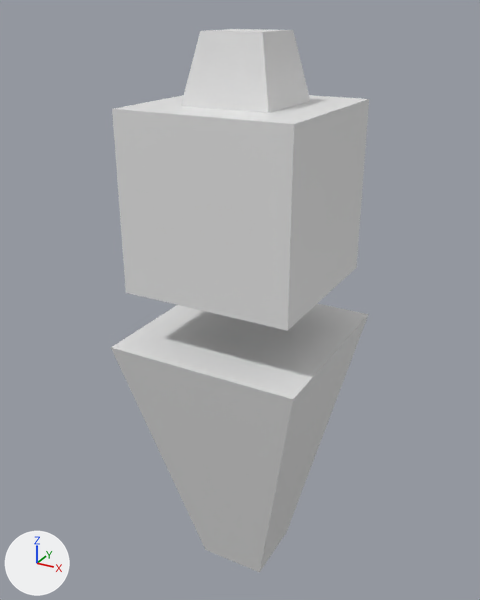
The OBJ model assets/models/entity/judge/judge_wolf.obj, before and after one commit.
Rendered twice from a camera (50 mm lens) standing at (0.662, -1.233, 1.348) and looking at (-0.024, 0.015, 0.724). The lights are fixed; the arrows at lower left show +X, +Y and +Z. Where no turn or scale is listed for an object, it has been applied to the vertices.

Script lines for the objects in view, before the commit:
```python
mat_material = principled_material('Material')
mat_material.base_color = (0.8, 0.8, 0.8)  # white #e7e7e7
me_agent = bpy.data.meshes.new('Agent')
me_agent.from_pydata(...)  # 24 vertices, 20 faces; spans x -0.221..0.223, y -0.222..0.221, z 0.023..1.308
me_agent.materials.append(mat_material)  # white #e7e7e7
ob_agent = bpy.data.objects.new('Agent', me_agent)
ob_agent.location = (0.0, 0.0, 0.0)
```
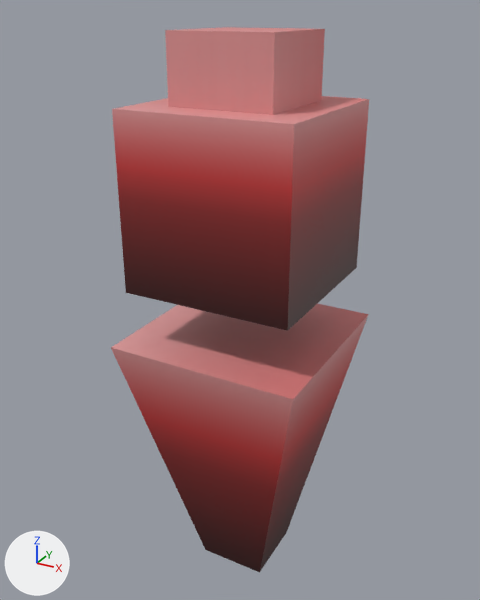
Boxes (x1, y1, x2, y2) around the edits, measured in the pictures (480 x 600 px; the box of a moved part takes in the faces that stretch with it):
'Agent', surface changed, reshaped (grey to brown)
    before: (111, 29, 369, 573)
    after: (111, 27, 369, 573)
part 1 of me_agent, moved or reshaped
    before: (114, 29, 368, 124)
    after: (114, 27, 368, 124)
part 2 of me_agent, surface changed (grey to brown)
    both: (111, 99, 369, 573)

The change, as a list of edits to the scene's bpy script:
```text
Add img_judge_wolf_png:
    img_judge_wolf_png = load_image('judge_wolf.png', '../../../textures/entity/judge/judge_wolf.png', 256, 256, 'sRGB')
Change mat_material:
    remove mat_material.base_color = (0.8, 0.8, 0.8)  # white #e7e7e7
    add mat_material.texture = img_judge_wolf_png
Change me_agent:
    used by ob_agent; location = (0.0, 0.0, 0.0)
    remove me_agent.from_pydata(...)  # 24 vertices, 20 faces; spans x -0.221..0.223, y -0.222..0.221, z 0.023..1.308
    add me_agent.from_pydata(...)  # 24 vertices, 20 faces; spans x -0.221..0.223, y -0.222..0.221, z 0.023..1.31
    me_agent part 1
    me_agent.vertices[9].co: (-0.096, -0.097, 1.17) -> (-0.114, -0.115, 1.17)  # pixel (180, 106) -> pixel (168, 106)
    me_agent.vertices[11].co: (-0.096, 0.097, 1.17) -> (-0.114, 0.114, 1.17)
    me_agent.vertices[13].co: (0.098, -0.097, 1.17) -> (0.115, -0.115, 1.17)  # pixel (268, 113) -> pixel (272, 114)
    me_agent.vertices[15].co: (0.098, 0.097, 1.17) -> (0.115, 0.114, 1.17)  # pixel (310, 101) -> pixel (321, 100)
    me_agent.vertices[20].co: (-0.066, -0.067, 1.308) -> (-0.114, -0.115, 1.31)  # pixel (200, 30) -> pixel (165, 30)
    me_agent.vertices[21].co: (-0.066, 0.066, 1.308) -> (-0.114, 0.114, 1.31)  # pixel (234, 29) -> pixel (225, 27)
    me_agent.vertices[22].co: (0.068, 0.066, 1.308) -> (0.115, 0.114, 1.31)  # pixel (293, 29) -> pixel (324, 28)
    me_agent.vertices[23].co: (0.068, -0.067, 1.308) -> (0.115, -0.115, 1.31)  # pixel (262, 31) -> pixel (274, 32)
    me_agent part 2: 20 kept faces spanning x -0.221..0.223, y -0.222..0.221, z 0.023..1.31 get new texture (UV) coordinates
```
